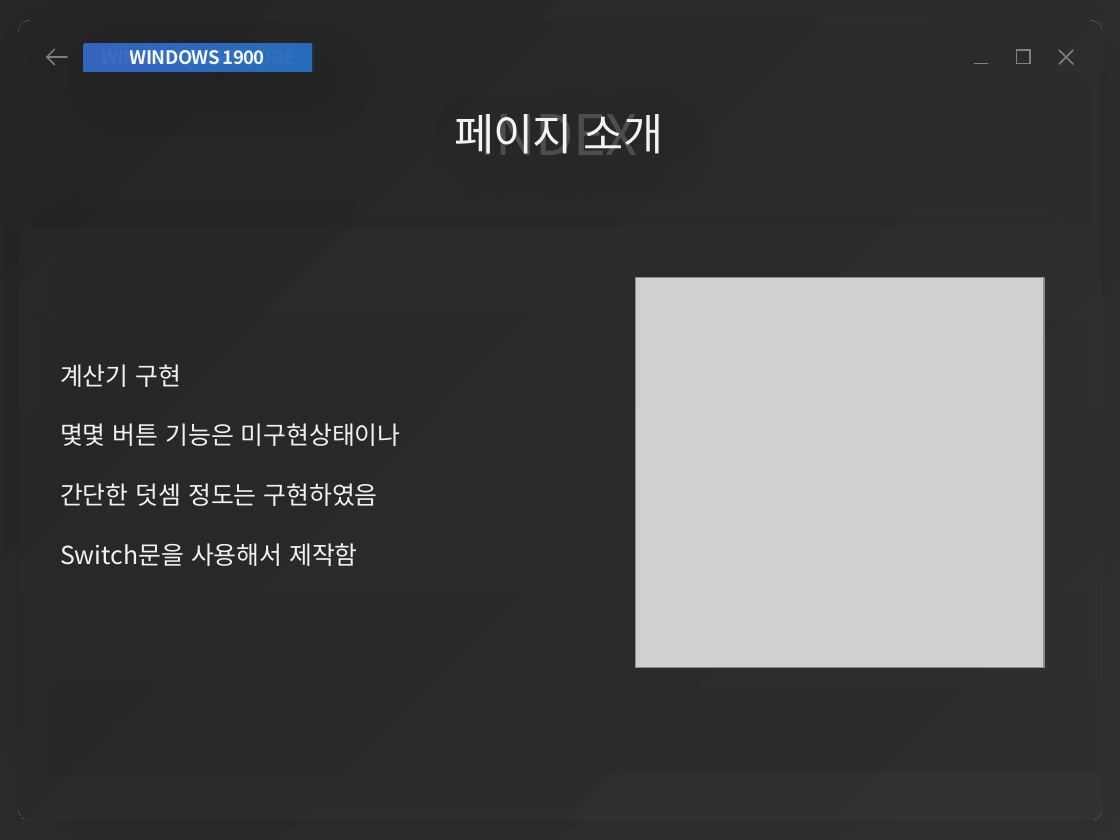
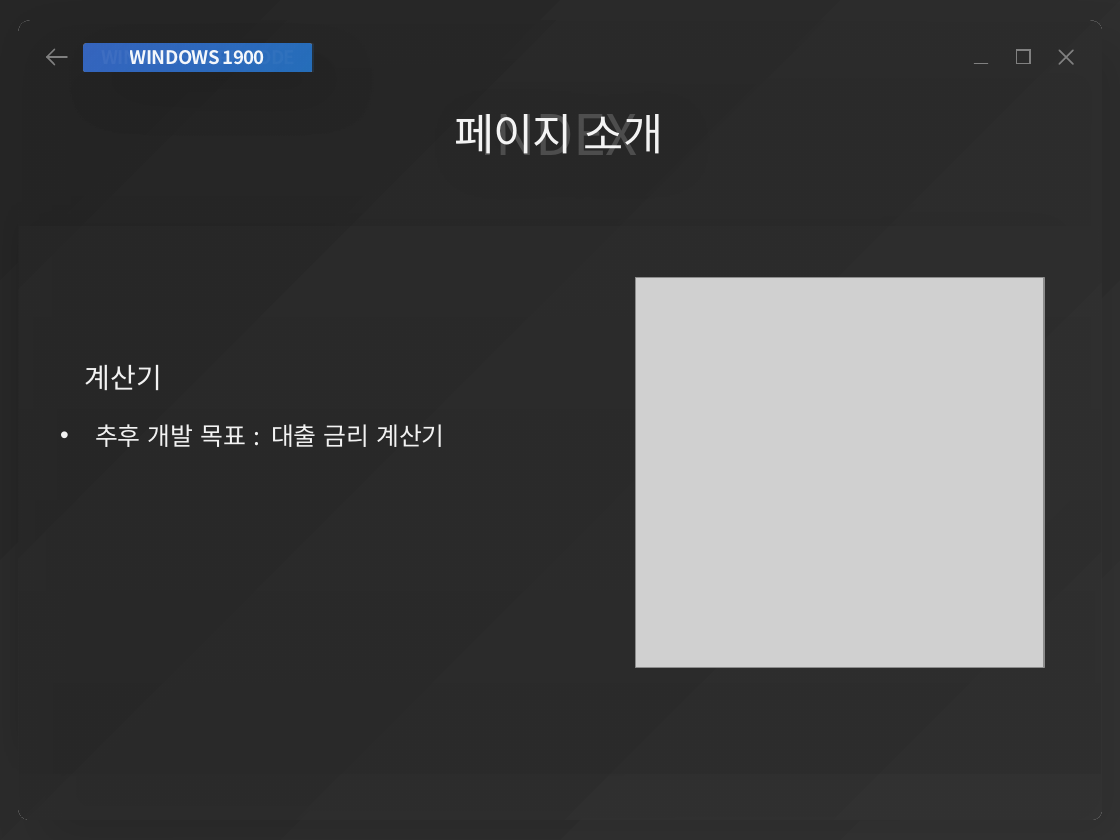
Before and after one commit to yonggyu01/windowProject, a slide deck: slide 18 of 김용규 개인포폴.pptx. Drawn at 1120x840 pixels with LibreOffice and Linux fonts; fonts in the diff are those of the drawing; grey boxes stand for pictures; background and template pictures are left out. Boxes give left, top, right and bottom in pixels: in the first picture for what was removed or moved away, otherwise in the second. Text is boxed around its words. In the diff, an @@ line names an element or a change of style, - is before the commit and + after.

```diff
--- a/김용규 개인포폴.pptx
+++ b/김용규 개인포폴.pptx
@@ text at <box>85,365,445,447</box>: text changed @@
-계산기 구현
-몇몇 버튼 기능은 미구현상태이나
-간단한 덧셈 정도는 구현하였음
-Switch문을 사용해서 제작함
+계산기
+• 추후 개발 목표 : 대출 금리 계산기
```
Also in this commit, not shown: 17 other slides changed, 4 other files.
